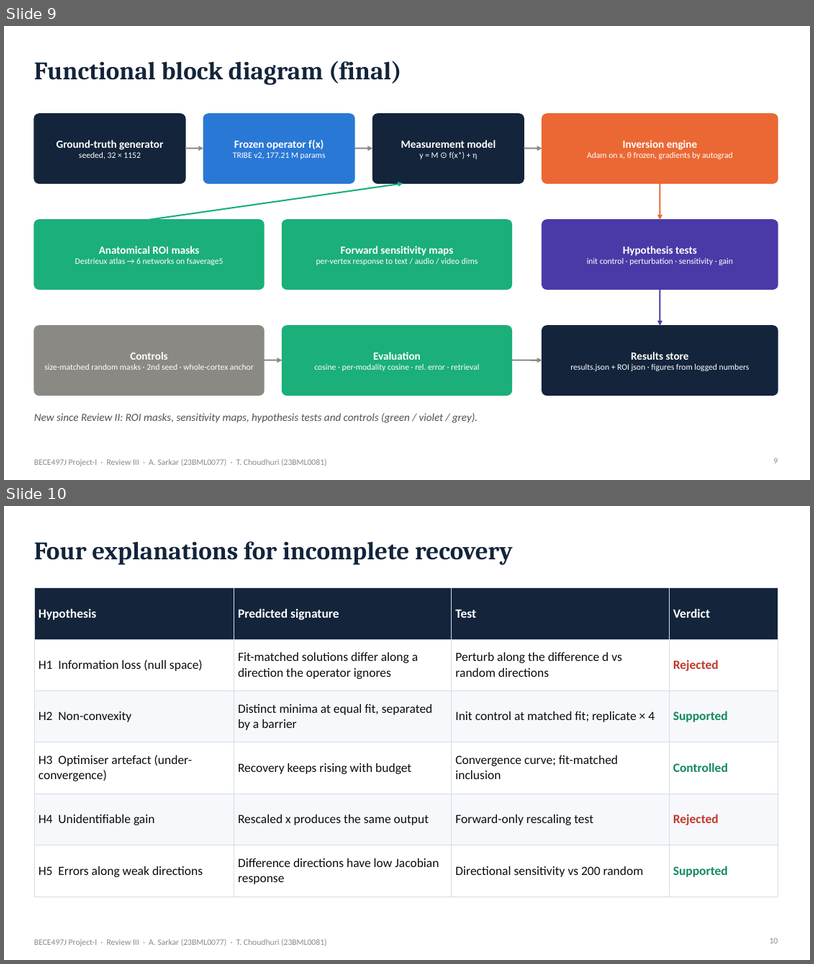
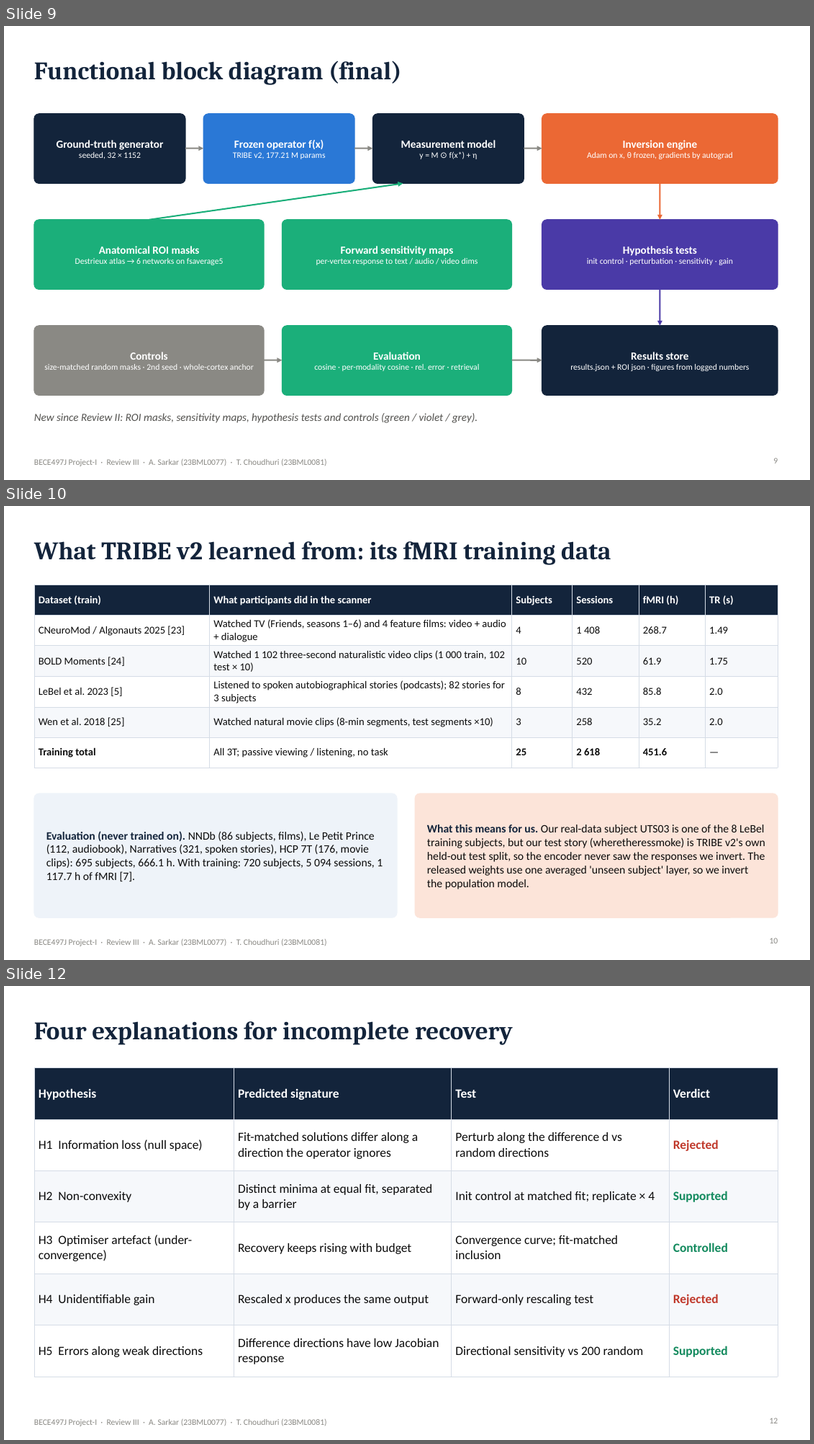
Before and after one commit to Ivxn404/semantic-decoding-tribe-inversion, a slide deck: deck/Review3_Sarkar_Choudhuri.pptx. Shown one above the other, each under a label of ours: slides 9 and 10 before the commit, slides 9, 10 and 12 after it; the slides between them are not shown. The pictures are 814x964 and 814x1444 pixels, drawn with LibreOffice and Linux fonts; fonts in the diff are those of the drawing. Boxes give left, top, right and bottom in pixels: in the first picture for what was removed or moved away, otherwise in the second. Text is boxed around its words. In the diff, an @@ line names an element or a change of style, - is before the commit and + after.

Commit message:
Add final report and A3 poster; add TRIBE v2 training data and fMRI-vs-EEG slides to Review III

```diff
--- a/deck/Review3_Sarkar_Choudhuri.pptx
+++ b/deck/Review3_Sarkar_Choudhuri.pptx
@@ slide 10 added at bbox=[4, 506, 810, 960], background #FFFFFF; not listed: 1 template element that a slide beside it also shows @@
@@ title added at bbox=[34, 541, 611, 565], 30 pt, text #13243B, bold @@
+What TRIBE v2 learned from: its fMRI training data
@@ table added at bbox=[34, 584, 778, 760], 6 rows, 6 columns @@
+Dataset (train) | What participants did in the scanner | Subjects | Sessions | fMRI (h) | TR (s)
+CNeuroMod / Algonauts 2025 [23] | Watched TV (Friends, seasons 1–6) and 4 feature films: video + audio + dialogue | 4 | 1 408 | 268.7 | 1.49
+BOLD Moments [24] | Watched 1 102 three-second naturalistic video clips (1 000 train, 102 test × 10) | 10 | 520 | 61.9 | 1.75
+LeBel et al. 2023 [5] | Listened to spoken autobiographical stories (podcasts); 82 stories for 3 subjects | 8 | 432 | 85.8 | 2.0
+Wen et al. 2018 [25] | Watched natural movie clips (8-min segments, test segments ×10) | 3 | 258 | 35.2 | 2.0
+Training total | All 3T; passive viewing / listening, no task | 25 | 2 618 | 451.6 | —
@@ rounded rectangle added at bbox=[34, 793, 397, 917], fill #EEF3F9, outline #EEF3F9 1 pt @@
@@ rounded rectangle added at bbox=[415, 793, 778, 917], fill #FCE4D9, outline #FCE4D9 1 pt @@
@@ text added at bbox=[427, 824, 766, 889], 13.5 pt, text #0B0B0B @@
+What this means for us. Our real-data subject UTS03 is one of the 8 LeBel training subjects, but our test story (wheretheressmoke) is TRIBE v2's own held-out test split, so the encoder never saw the responses we invert. The released weights use one averaged 'unseen subject' layer, so we invert the population model.
@@ text added at bbox=[46, 831, 383, 881], 13.5 pt, text #0B0B0B @@
+Evaluation (never trained on). NNDb (86 subjects, films), Le Petit Prince (112, audiobook), Narratives (321, spoken stories), HCP 7T (176, movie clips): 695 subjects, 666.1 h. With training: 720 subjects, 5 094 sessions, 1 117.7 h of fMRI [7].
@@ page number added at bbox=[770, 937, 779, 943], 10 pt, text #8A8984 @@
+10
@@ what was slide 10 is now slide 12 @@
@@ page number at bbox=[770, 1417, 779, 1423]: text changed @@
-10
+12
```
Also in this commit, not shown: 2 slides changed, 1 other slide added, 18 other files.
